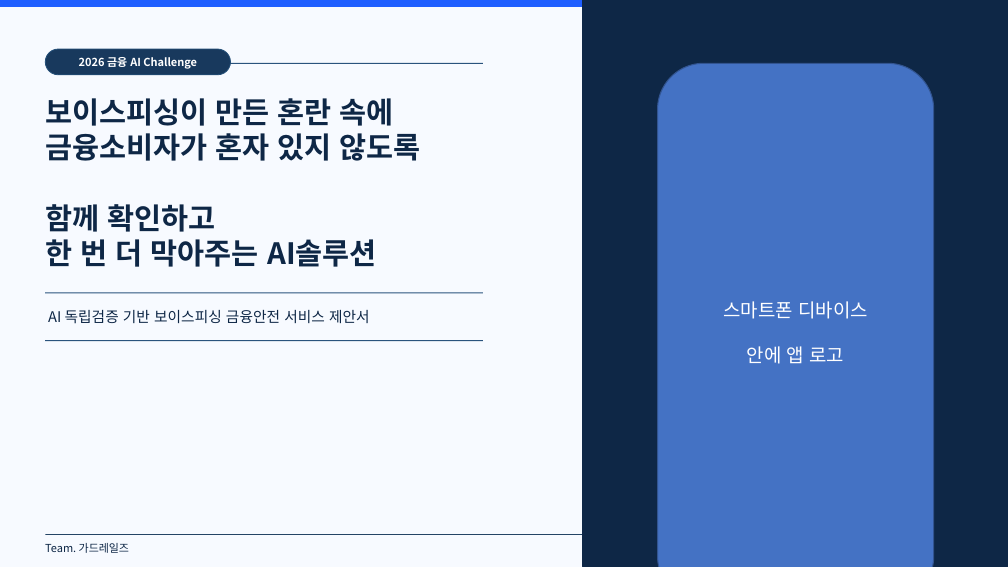
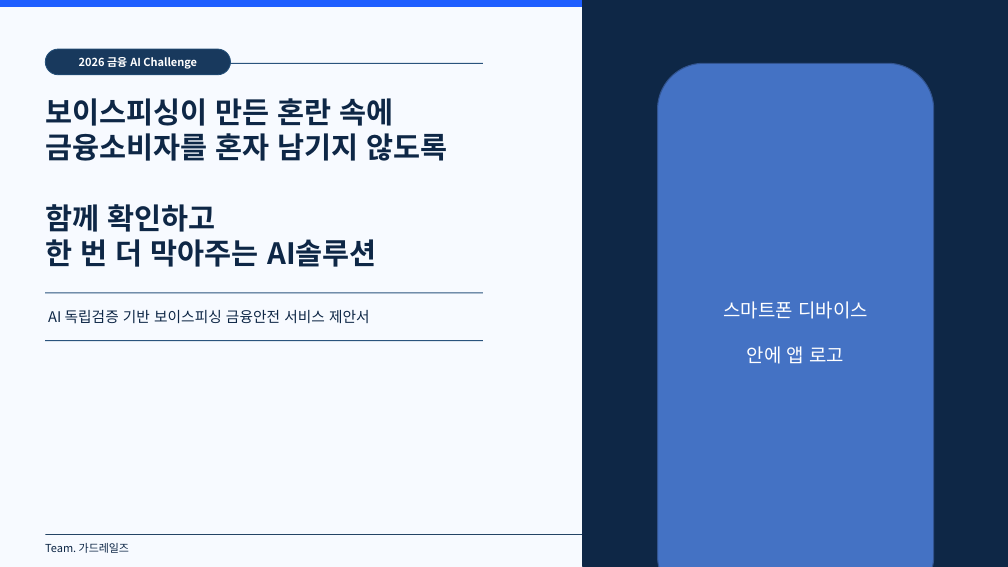
Before and after one commit to hamhj7694/AIXTeamProject2, a slide deck: slide 1 of 01_docs/01_proposal/01.frow/03_제안서 본작성.pptx. Drawn at 1008x567 pixels with LibreOffice and Linux fonts; fonts in the diff are those of the drawing. Boxes give left, top, right and bottom in pixels: in the first picture for what was removed or moved away, otherwise in the second. Text is boxed around its words. In the diff, an @@ line names an element or a change of style, - is before the commit and + after.

```diff
--- a/01_docs/01_proposal/01.frow/03_제안서 본작성.pptx
+++ b/01_docs/01_proposal/01.frow/03_제안서 본작성.pptx
@@ text at [45, 133, 448, 161]: text changed @@
-금융소비자가 혼자 있지 않도록
+금융소비자를 혼자 남기지 않도록
```
Also in this commit, not shown: 3 other slides changed, 10 slides added, 1 slide removed, 7 other files.
